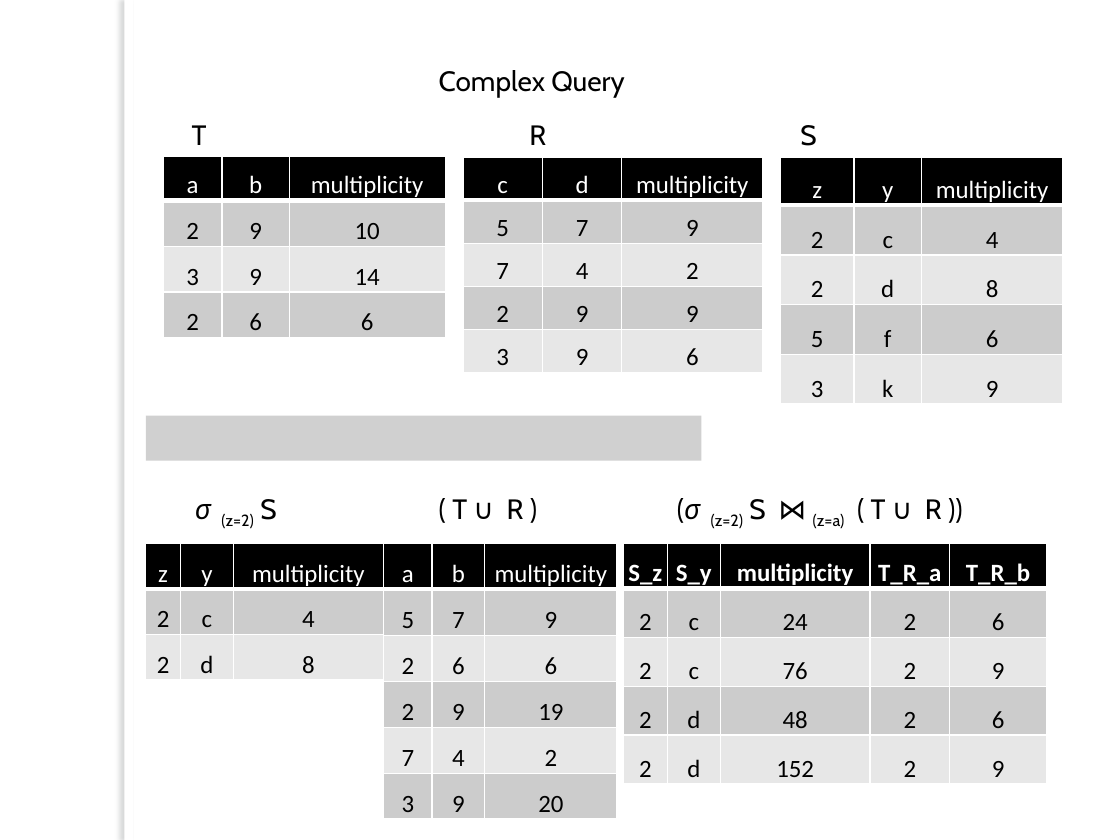
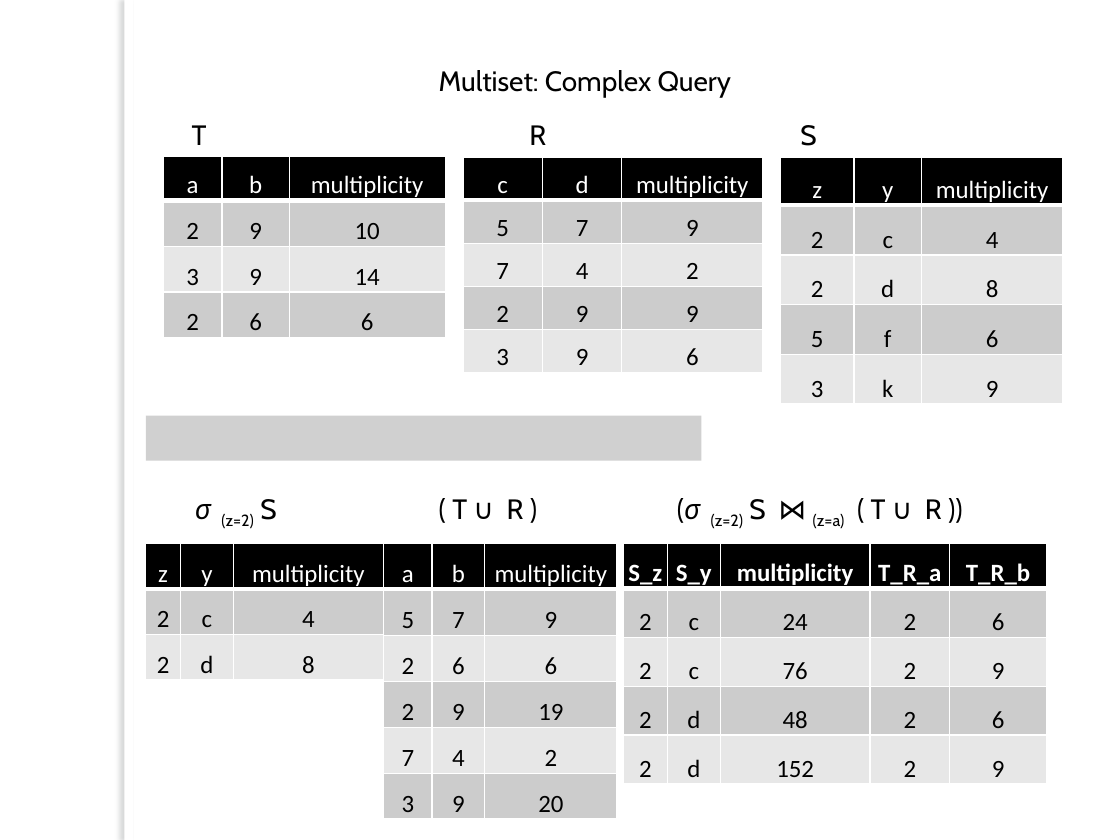
Before and after one commit to ZAsadi/MyRepository, a slide deck: slide 3 of Final_Presentation.pptx. Drawn at 1120x840 pixels with LibreOffice and Linux fonts; fonts in the diff are those of the drawing; grey boxes stand for pictures; background and template pictures are left out. Boxes give left, top, right and bottom in pixels: in the first picture for what was removed or moved away, otherwise in the second. Text is boxed around its words. In the diff, an @@ line names an element or a change of style, - is before the commit and + after.

```diff
--- a/Final_Presentation.pptx
+++ b/Final_Presentation.pptx
@@ text at [439, 70, 731, 98]: text changed @@
-Complex Query
+Multiset: Complex Query
```
Also in this commit, not shown: 2 other slides changed, 3 slides added.
